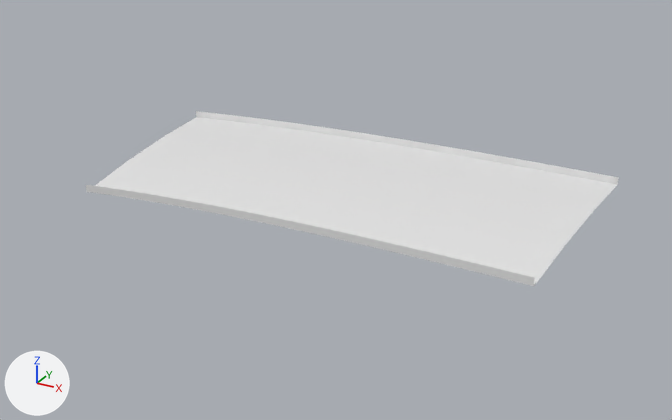
An edit to the glTF model public/assets/gen4/models/track-00.glb, drawn before and after from the same camera.
Rendered twice from a 50 mm lens placed at (84.5, -97.4, 45.5), pointed at (30.3, 1.1, -3.8). Every picture has the same lights, and +X, +Y and +Z are marked at lower left. The picture after the commit comes second. Vertices at exactly the same position are counted once.

The scene before the commit, as lines of its bpy script (objects in view):
```python
me_track_00 = bpy.data.meshes.new('track-00')
me_track_00.from_pydata(...)  # 819 vertices, 1488 faces; spans x -3.1..62.2, y -15.9..19.7, z -0.5..0.6
ob_track_00 = bpy.data.objects.new('track-00', me_track_00)
ob_track_00.location = (0.0, 0.0, 0.0)
```
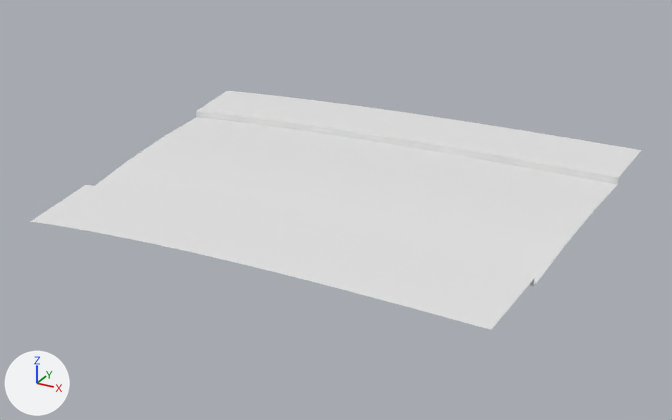
Pixel boxes [x1, y1, x2, y2] of what changed, in the pictures (672 x 420 px):
'track-00', reshaped (15% wider, 36% taller): before [86, 111, 619, 286]; after [30, 91, 641, 330]
part 1 of me_track_00, added: after [197, 91, 641, 177]
part 2 of me_track_00, added: after [30, 185, 534, 330]

The change in detail:
me_track_00 is used by ob_track_00; location (0.0, 0.0, 0.0).
me_track_00 had 819 vertices, 1488 faces and spanned x -3.1..62.2, y -15.9..19.7, z -0.5..0.6.
me_track_00 now has 945 vertices, 1736 faces and spans x -5.4..62.6, y -27.7..31.7, z -0.5..0.6.
Part 1, on me_track_00:
41 vertices are added at x -5.4..62.6, y 27.7..31.7, z 0.5..0.6.
6 new vertices lie (-0.8, 12.0, 0.0) away from vertices in x 21.7..59.2, y 19.0..19.6, z 0.5.
6 new vertices lie (0.1, 12.0, 0.0) away from vertices in x 46.8..54.1, y 19.7, z 0.5.
5 new vertices lie (-1.1, 12.0, 0.0) away from vertices in x 15.3..44.8, y 18.5..19.7, z 0.5.
5 new vertices lie (1.1, 0.0, 0.0) away from vertices in x 22.0..58.4, y 31.1..31.7, z 0.5.
124 new faces join them.
Part 2, on me_track_00:
25 vertices are added at x 5.4..40.2, y -27.7..-24.7, z 0.5..0.6.
9 new vertices lie (0.7, -12.0, 0.0) away from vertices in x 25.8..59.4, y -13.2..-12.7, z 0.5.
7 new vertices lie (0.9, -12.0, 0.0) away from vertices in x 22.0..50.6, y -13.4..-12.7, z 0.5.
5 new vertices lie (1.0, -12.0, 0.0) away from vertices in x 20.2..44.8, y -13.6..-12.7, z 0.5.
6 new vertices lie (-0.9, 0.0, 0.0) away from vertices in x 21.2..56.2, y -25.6..-24.7, z 0.5.
6 new vertices lie (0.9, 0.0, 0.0) away from vertices in x 23.8..60.1, y -25.3..-24.7, z 0.5.
5 new vertices lie (0.8, 0.1, 0.0) away from vertices in x 6.3..18.6, y -27.5..-25.8, z 0.5.
124 new faces join them.
